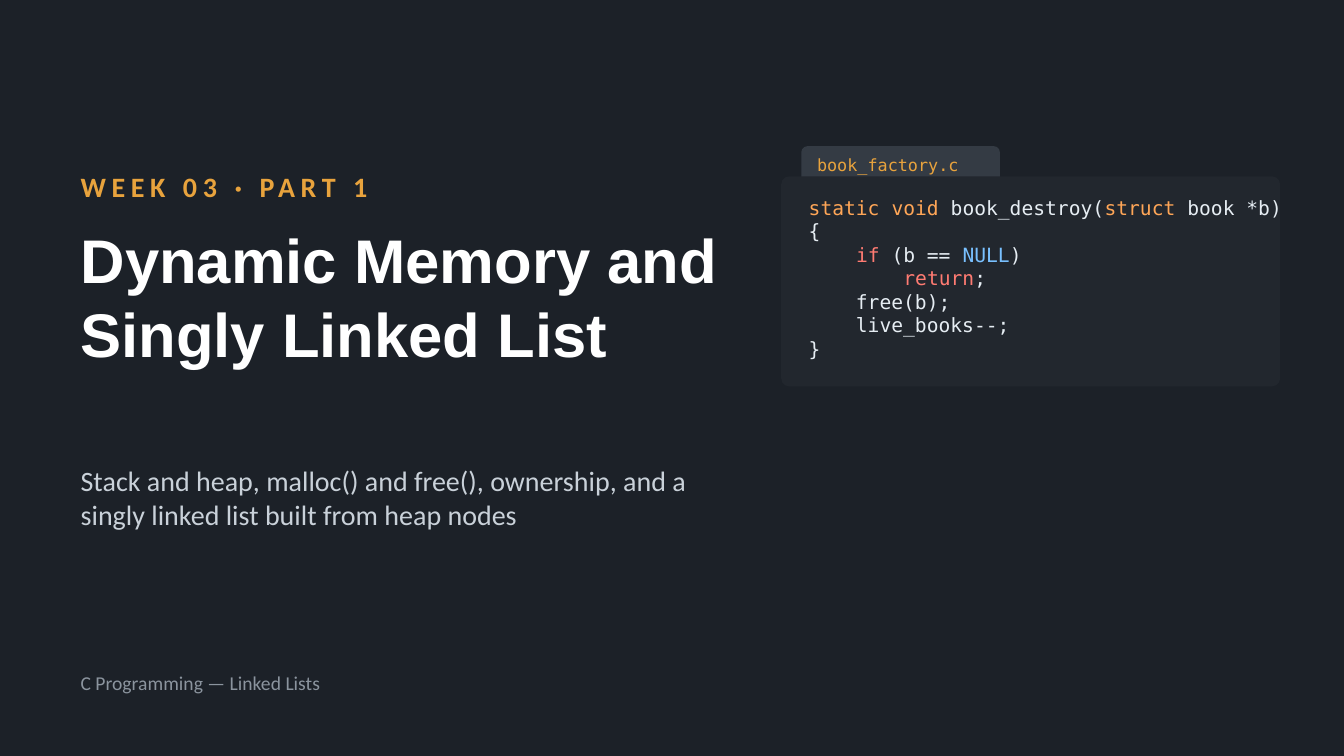
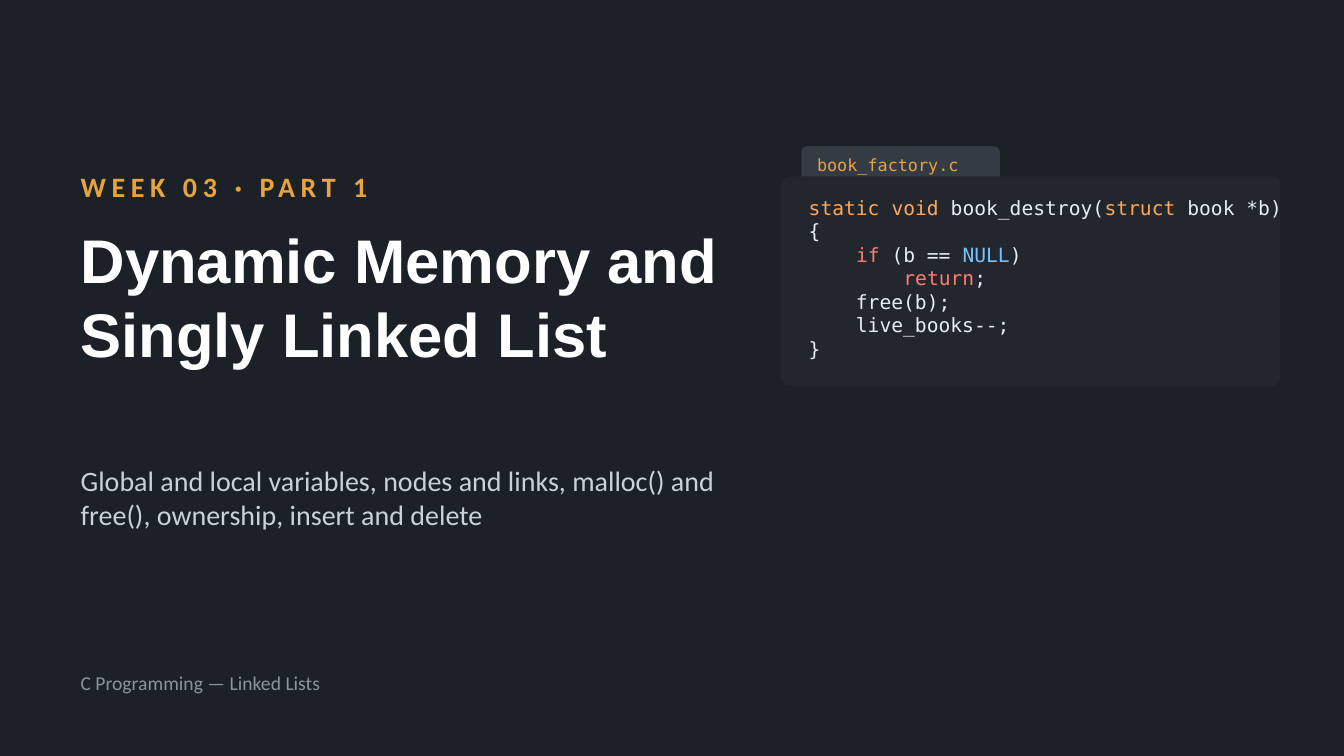
Before and after one commit to seehwan/2026-swcoding, a slide deck: slide 1 of lectures/week03-linked-list/week03-part1-slides.pptx. Drawn at 1344x756 pixels with LibreOffice and Linux fonts; fonts in the diff are those of the drawing. Boxes give left, top, right and bottom in pixels: in the first picture for what was removed or moved away, otherwise in the second. Text is boxed around its words. In the diff, an @@ line names an element or a change of style, - is before the commit and + after.

```diff
--- a/lectures/week03-linked-list/week03-part1-slides.pptx
+++ b/lectures/week03-linked-list/week03-part1-slides.pptx
@@ text at (81,470,714,530): text changed @@
-Stack and heap, malloc() and free(), ownership, and a singly linked list built from heap nodes
+Global and local variables, nodes and links, malloc() and free(), ownership, insert and delete
```
Also in this commit, not shown: 10 other slides changed, 1 slide added, 3 slides removed, 3 other files.
